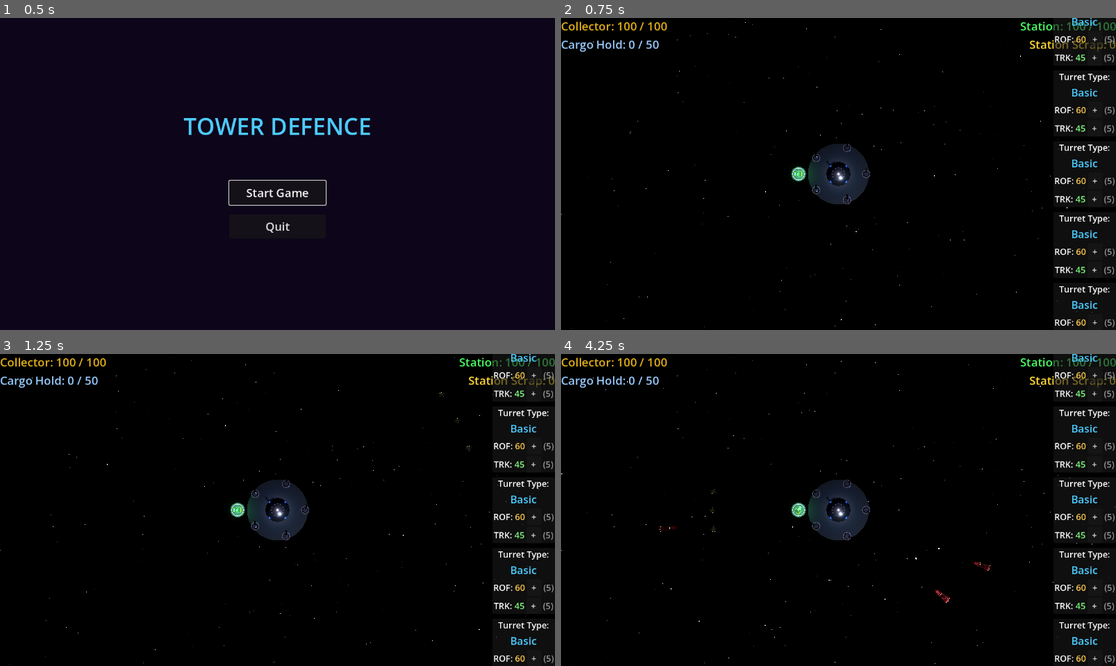
Above: before the commit, frames 1-4 (two rows, left to right).
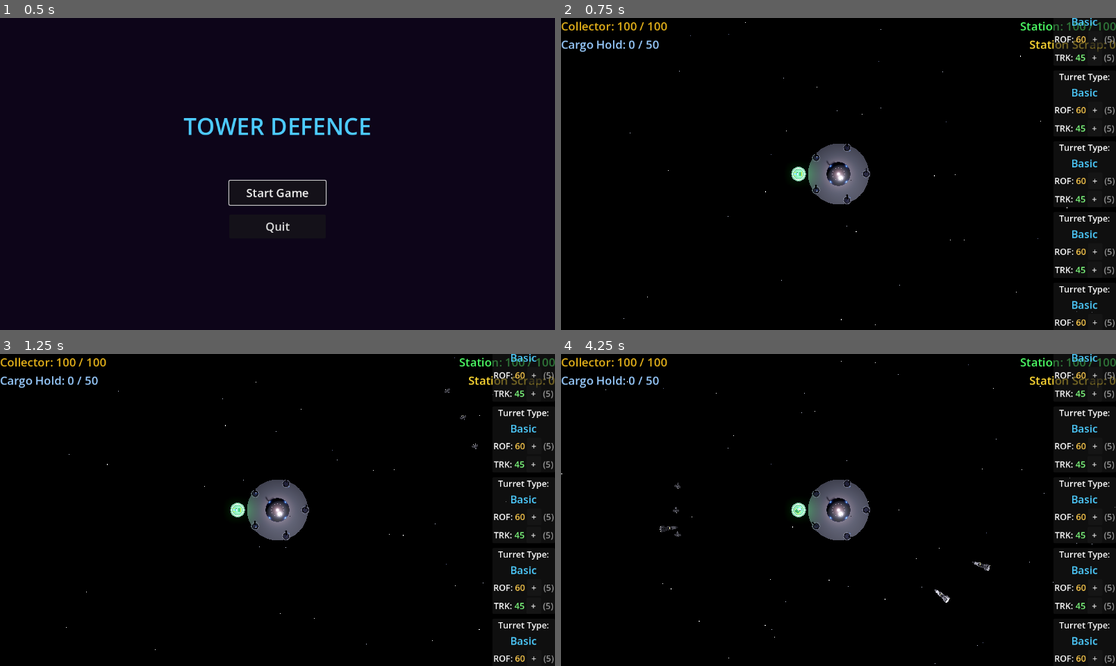
Above: after the commit, the same moments.

Repository: rgjhawkins/towerdefence
Game: Godot game, scene res://main_menu.tscn
Same seed, same stepped clock (60 frames per second), same inputs: the game is played once before the commit and once after it.
Inputs (mouse positions are in pixels of both pictures, inside the frame that each line leads up to):
- Up to frame 1 (0.5 s): no input
- Up to frame 2 (0.75 s): click "Start Game" at 0.5 s
- Up to frame 3 (1.25 s): no input
- Up to frame 4 (4.25 s): click "+" at 1.25 s; click "+" at 2 s; tap Enter at 2.75 s; move the mouse to (960, 494) at 2.77 s; hold Right (ui_right) 2.78-3.5 s; click (960, 494) at 2.92 s; drag from (727, 525) to (810, 572) at 3.52 s

Frame 1 is identical in both runs. In frame 2, 1.7% of the frame differs, in the area x 0-100%, y 2-100%; in frame 3, 1.7%; in frame 4, 1.9%.

Commit message:
Visual overhaul: Star Wars style ships, pure black background
- Updated all ships to light grey palette for contrast against black
- MissileFrigate, Bomber, Collector, Station all use lighter greys
- Kept engine glows and accent lights
- Made background pure black (removed stars)
- Bullets: half size, twice as fast
- Bombers: 1 HP, slower approach speed

Co-Authored-By: Claude Opus 4.5 <noreply@anthropic.com>

Diff:
--- a/alien.tscn
+++ b/alien.tscn
@@ -6,7 +6,7 @@
 [ext_resource type="PackedScene" path="res://missile.tscn" id="4_missile"]
 
 [sub_resource type="StandardMaterial3D" id="HullMaterial"]
-albedo_color = Color(0.55, 0.15, 0.18, 1)
+albedo_color = Color(0.75, 0.75, 0.78, 1)
 metallic = 0.9
 metallic_specular = 0.5
 roughness = 0.3
@@ -15,7 +15,7 @@
 rim_tint = 0.25
 
 [sub_resource type="StandardMaterial3D" id="ArmorMaterial"]
-albedo_color = Color(0.4, 0.1, 0.12, 1)
+albedo_color = Color(0.6, 0.6, 0.63, 1)
 metallic = 0.95
 metallic_specular = 0.6
 roughness = 0.2
@@ -24,7 +24,7 @@
 rim_tint = 0.2
 
 [sub_resource type="StandardMaterial3D" id="BridgeMaterial"]
-albedo_color = Color(0.25, 0.08, 0.1, 1)
+albedo_color = Color(0.35, 0.35, 0.38, 1)
 metallic = 0.85
 metallic_specular = 0.7
 roughness = 0.15
@@ -33,7 +33,7 @@
 rim_tint = 0.3
 
 [sub_resource type="StandardMaterial3D" id="TurretMaterial"]
-albedo_color = Color(0.45, 0.45, 0.5, 1)
+albedo_color = Color(0.5, 0.5, 0.53, 1)
 metallic = 0.95
 metallic_specular = 0.6
 roughness = 0.2
@@ -42,16 +42,16 @@
 rim_tint = 0.15
 
 [sub_resource type="StandardMaterial3D" id="EngineMaterial"]
-albedo_color = Color(1, 0.5, 0.25, 1)
+albedo_color = Color(1, 0.6, 0.3, 1)
 emission_enabled = true
-emission = Color(1, 0.35, 0.1, 1)
-emission_energy_multiplier = 5.0
+emission = Color(1, 0.4, 0.1, 1)
+emission_energy_multiplier = 6.0
 
 [sub_resource type="StandardMaterial3D" id="GlowMaterial"]
-albedo_color = Color(1, 0.25, 0.12, 1)
+albedo_color = Color(1, 0.3, 0.15, 1)
 emission_enabled = true
-emission = Color(1, 0.2, 0.08, 1)
-emission_energy_multiplier = 3.0
+emission = Color(1, 0.25, 0.1, 1)
+emission_energy_multiplier = 4.0
 
 [node name="Alien" type="Node3D"]
 script = ExtResource("1_alien")
--- a/ammo_type.gd
+++ b/ammo_type.gd
@@ -2,6 +2,6 @@
 extends Resource
 
 @export var name: String = "Default"
-@export var bullet_speed: float = 50.0
+@export var bullet_speed: float = 100.0
 @export var damage: float = 10.0
 @export var bullet_color: Color = Color.YELLOW
--- a/bomber.tscn
+++ b/bomber.tscn
@@ -6,7 +6,7 @@
 [ext_resource type="PackedScene" path="res://plasma.tscn" id="4_plasma"]
 
 [sub_resource type="StandardMaterial3D" id="HullMaterial"]
-albedo_color = Color(0.3, 0.35, 0.25, 1)
+albedo_color = Color(0.7, 0.7, 0.72, 1)
 metallic = 0.85
 metallic_specular = 0.5
 roughness = 0.35
@@ -15,13 +15,13 @@
 rim_tint = 0.2
 
 [sub_resource type="StandardMaterial3D" id="WingMaterial"]
-albedo_color = Color(0.25, 0.3, 0.2, 1)
+albedo_color = Color(0.6, 0.6, 0.62, 1)
 metallic = 0.9
 metallic_specular = 0.6
 roughness = 0.25
 
 [sub_resource type="StandardMaterial3D" id="CockpitMaterial"]
-albedo_color = Color(0.15, 0.2, 0.15, 1)
+albedo_color = Color(0.25, 0.25, 0.28, 1)
 metallic = 0.7
 roughness = 0.2
 rim_enabled = true
@@ -29,19 +29,20 @@
 rim_tint = 0.3
 
 [sub_resource type="StandardMaterial3D" id="EngineMaterial"]
-albedo_color = Color(1, 0.6, 0.2, 1)
+albedo_color = Color(1, 0.6, 0.3, 1)
 emission_enabled = true
 emission = Color(1, 0.5, 0.15, 1)
-emission_energy_multiplier = 4.0
+emission_energy_multiplier = 5.0
 
 [sub_resource type="StandardMaterial3D" id="BombBayMaterial"]
-albedo_color = Color(0.2, 0.2, 0.2, 1)
+albedo_color = Color(0.4, 0.4, 0.42, 1)
 metallic = 0.95
 roughness = 0.3
 
 [node name="Bomber" type="Node3D"]
 script = ExtResource("1_bomber")
-health = 2.0
+speed = 3.0
+health = 1.0
 explosion_scene = ExtResource("2_explosion")
 scrap_scene = ExtResource("3_scrap")
 plasma_scene = ExtResource("4_plasma")
--- a/bullet.gd
+++ b/bullet.gd
@@ -1,7 +1,7 @@
 class_name Bullet
 extends Node3D
 
-var speed: float = 50.0
+var speed: float = 100.0
 var damage: float = 10.0
 var direction: Vector3 = Vector3.FORWARD
 var max_distance: float = 100.0
--- a/bullet.tscn
+++ b/bullet.tscn
@@ -12,7 +12,7 @@
 script = ExtResource("1_bullet")
 
 [node name="Mesh" type="CSGSphere3D" parent="."]
-radius = 0.15
+radius = 0.075
 radial_segments = 8
 rings = 4
 material = SubResource("BulletMaterial")
--- a/collector_ship.tscn
+++ b/collector_ship.tscn
@@ -3,7 +3,7 @@
 [ext_resource type="Script" path="res://collector_ship.gd" id="1_collector"]
 
 [sub_resource type="StandardMaterial3D" id="HullMaterial"]
-albedo_color = Color(0.45, 0.4, 0.35, 1)
+albedo_color = Color(0.72, 0.72, 0.75, 1)
 metallic = 0.9
 metallic_specular = 0.5
 roughness = 0.35
@@ -12,7 +12,7 @@
 rim_tint = 0.2
 
 [sub_resource type="StandardMaterial3D" id="IndustrialYellow"]
-albedo_color = Color(0.95, 0.75, 0.15, 1)
+albedo_color = Color(0.95, 0.8, 0.2, 1)
 metallic = 0.7
 metallic_specular = 0.4
 roughness = 0.4
@@ -21,30 +21,30 @@
 rim_tint = 0.15
 
 [sub_resource type="StandardMaterial3D" id="HazardStripe"]
-albedo_color = Color(0.15, 0.15, 0.15, 1)
+albedo_color = Color(0.2, 0.2, 0.22, 1)
 metallic = 0.6
 roughness = 0.5
 
 [sub_resource type="StandardMaterial3D" id="CockpitMaterial"]
-albedo_color = Color(0.35, 0.55, 0.8, 1)
+albedo_color = Color(0.4, 0.6, 0.85, 1)
 metallic = 0.3
 metallic_specular = 0.8
 roughness = 0.05
 emission_enabled = true
-emission = Color(0.1, 0.2, 0.3, 1)
-emission_energy_multiplier = 0.5
+emission = Color(0.15, 0.3, 0.5, 1)
+emission_energy_multiplier = 1.0
 
 [sub_resource type="StandardMaterial3D" id="TractorMaterial"]
-albedo_color = Color(0.25, 0.9, 0.5, 1)
+albedo_color = Color(0.3, 0.95, 0.55, 1)
 metallic = 0.8
 metallic_specular = 0.5
 roughness = 0.3
 emission_enabled = true
-emission = Color(0.1, 0.4, 0.2, 1)
-emission_energy_multiplier = 1.0
+emission = Color(0.15, 0.5, 0.25, 1)
+emission_energy_multiplier = 1.5
 
 [sub_resource type="StandardMaterial3D" id="TurretMountMaterial"]
-albedo_color = Color(0.55, 0.55, 0.6, 1)
+albedo_color = Color(0.6, 0.6, 0.65, 1)
 metallic = 0.95
 metallic_specular = 0.6
 roughness = 0.25
@@ -53,10 +53,10 @@
 rim_tint = 0.2
 
 [sub_resource type="StandardMaterial3D" id="EngineMaterial"]
-albedo_color = Color(1, 0.7, 0.3, 1)
+albedo_color = Color(1, 0.7, 0.35, 1)
 emission_enabled = true
-emission = Color(1, 0.5, 0.15, 1)
-emission_energy_multiplier = 4.0
+emission = Color(1, 0.55, 0.2, 1)
+emission_energy_multiplier = 5.0
 
 [node name="CollectorShip" type="Node3D"]
 script = ExtResource("1_collector")
--- a/main.tscn
+++ b/main.tscn
@@ -31,7 +31,7 @@
     vec3 dir = normalize(EYEDIR);
 
     // Pure black background
-    vec3 bg_color = vec3(0.01, 0.01, 0.015);
+    vec3 bg_color = vec3(0.0, 0.0, 0.0);
 
     // Convert direction to spherical for better star distribution
     float theta = atan(dir.z, dir.x);
@@ -68,7 +68,7 @@
 
 [sub_resource type="ShaderMaterial" id="ShaderMaterial_sky"]
 shader = SubResource("Shader_starfield")
-shader_parameter/star_brightness = 1.8
+shader_parameter/star_brightness = 0.0
 shader_parameter/twinkle_speed = 1.5
 
 [sub_resource type="Sky" id="Sky_space"]
--- a/space_station.tscn
+++ b/space_station.tscn
@@ -3,7 +3,7 @@
 [ext_resource type="Script" path="res://space_station.gd" id="1_station"]
 
 [sub_resource type="StandardMaterial3D" id="StationHullMaterial"]
-albedo_color = Color(0.35, 0.4, 0.45, 1)
+albedo_color = Color(0.7, 0.7, 0.73, 1)
 metallic = 0.95
 metallic_specular = 0.6
 roughness = 0.25
@@ -12,7 +12,7 @@
 rim_tint = 0.2
 
 [sub_resource type="StandardMaterial3D" id="StationDetailMaterial"]
-albedo_color = Color(0.25, 0.3, 0.35, 1)
+albedo_color = Color(0.55, 0.55, 0.58, 1)
 metallic = 1.0
 metallic_specular = 0.7
 roughness = 0.15
@@ -21,7 +21,7 @@
 rim_tint = 0.3
 
 [sub_resource type="StandardMaterial3D" id="TurretBaseMaterial"]
-albedo_color = Color(0.45, 0.45, 0.5, 1)
+albedo_color = Color(0.6, 0.6, 0.63, 1)
 metallic = 0.9
 metallic_specular = 0.5
 roughness = 0.3
@@ -30,55 +30,55 @@
 rim_tint = 0.15
 
 [sub_resource type="StandardMaterial3D" id="CentralTurretMaterial"]
-albedo_color = Color(0.55, 0.5, 0.35, 1)
+albedo_color = Color(0.65, 0.65, 0.68, 1)
 metallic = 0.95
 metallic_specular = 0.6
 roughness = 0.2
 emission_enabled = true
-emission = Color(0.4, 0.3, 0.15, 1)
+emission = Color(0.5, 0.4, 0.2, 1)
 emission_energy_multiplier = 0.8
 rim_enabled = true
 rim = 0.3
 rim_tint = 0.2
 
 [sub_resource type="StandardMaterial3D" id="GlowMaterial"]
-albedo_color = Color(0.3, 0.7, 1, 1)
-emission_enabled = true
-emission = Color(0.3, 0.7, 1, 1)
-emission_energy_multiplier = 3.0
+albedo_color = Color(0.4, 0.8, 1, 1)
+emission_enabled = true
+emission = Color(0.4, 0.8, 1, 1)
+emission_energy_multiplier = 4.0
 
 [sub_resource type="StandardMaterial3D" id="HangarFrameMaterial"]
-albedo_color = Color(0.35, 0.35, 0.4, 1)
+albedo_color = Color(0.55, 0.55, 0.58, 1)
 metallic = 0.8
 roughness = 0.3
 
 [sub_resource type="StandardMaterial3D" id="HangarInteriorMaterial"]
-albedo_color = Color(0.1, 0.2, 0.3, 1)
-emission_enabled = true
-emission = Color(0.1, 0.3, 0.5, 1)
-emission_energy_multiplier = 1.0
+albedo_color = Color(0.15, 0.25, 0.35, 1)
+emission_enabled = true
+emission = Color(0.15, 0.35, 0.55, 1)
+emission_energy_multiplier = 1.5
 
 [sub_resource type="StandardMaterial3D" id="LandingPadMaterial"]
-albedo_color = Color(0.25, 0.25, 0.3, 1)
+albedo_color = Color(0.45, 0.45, 0.48, 1)
 metallic = 0.6
 roughness = 0.5
 
 [sub_resource type="StandardMaterial3D" id="LandingLightMaterial"]
-albedo_color = Color(0.2, 1, 0.3, 1)
-emission_enabled = true
-emission = Color(0.2, 1, 0.3, 1)
-emission_energy_multiplier = 2.5
+albedo_color = Color(0.3, 1, 0.4, 1)
+emission_enabled = true
+emission = Color(0.3, 1, 0.4, 1)
+emission_energy_multiplier = 3.0
 
 [sub_resource type="StandardMaterial3D" id="IntakeHoleMaterial"]
-albedo_color = Color(0.05, 0.05, 0.1, 1)
+albedo_color = Color(0.1, 0.1, 0.15, 1)
 metallic = 0.9
 roughness = 0.2
 
 [sub_resource type="StandardMaterial3D" id="IntakeGlowMaterial"]
-albedo_color = Color(1, 0.5, 0.2, 1)
-emission_enabled = true
-emission = Color(1, 0.4, 0.1, 1)
-emission_energy_multiplier = 3.0
+albedo_color = Color(1, 0.55, 0.25, 1)
+emission_enabled = true
+emission = Color(1, 0.45, 0.15, 1)
+emission_energy_multiplier = 4.0
 
 [node name="SpaceStation" type="Node3D"]
 script = ExtResource("1_station")
